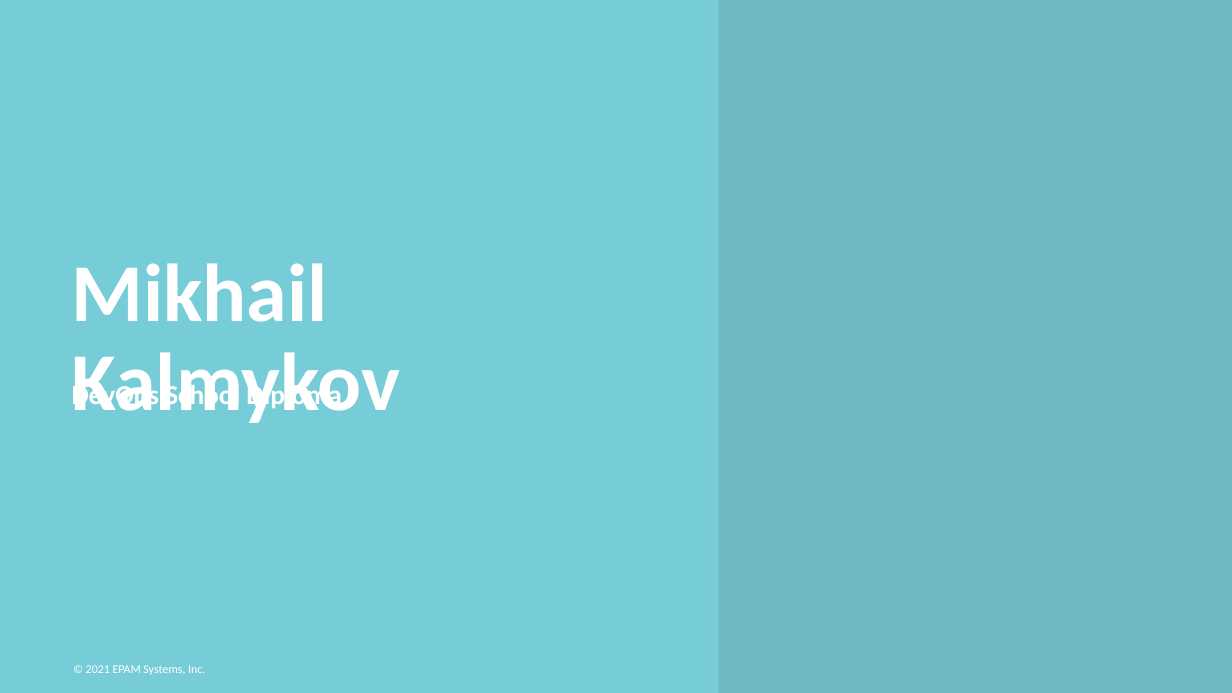
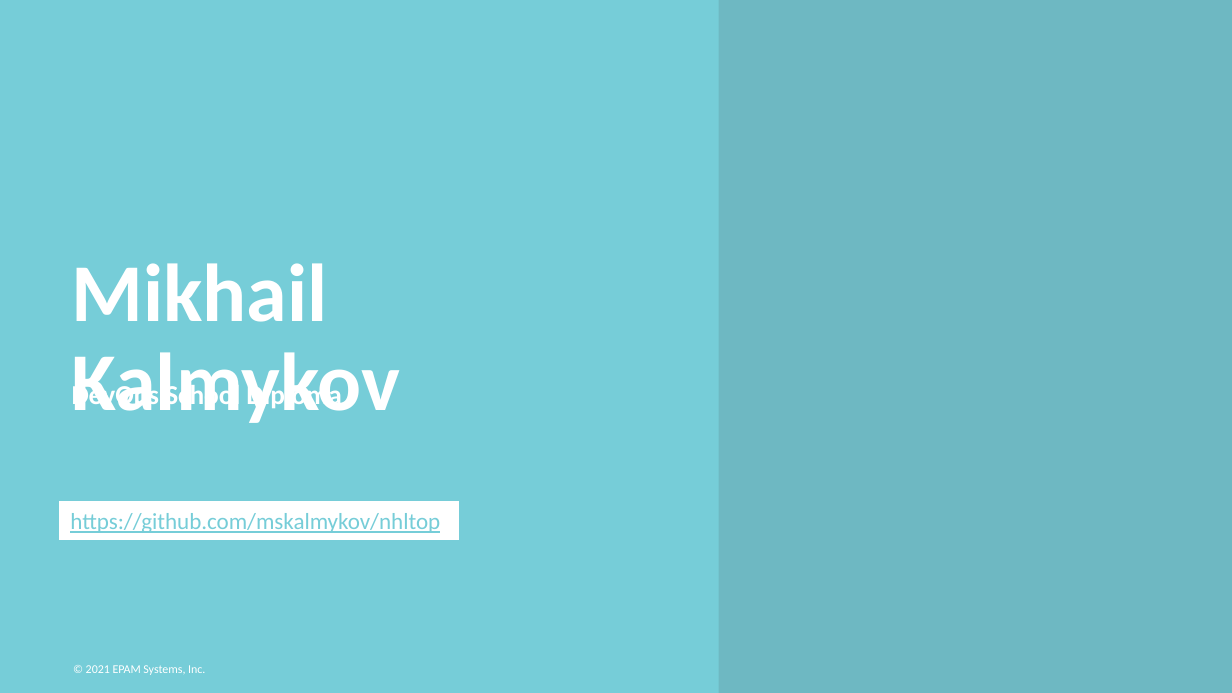
Before and after one commit to mskalmykov/nhltop, a slide deck: slide 1 of mskalmykov_diploma.pptx. Drawn at 1232x693 pixels with LibreOffice and Linux fonts; fonts in the diff are those of the drawing; background and template pictures are left out. Boxes give left, top, right and bottom in pixels: in the first picture for what was removed or moved away, otherwise in the second. Text is boxed around its words. In the diff, an @@ line names an element or a change of style, - is before the commit and + after.

```diff
--- a/mskalmykov_diploma.pptx
+++ b/mskalmykov_diploma.pptx
@@ rectangle "https://github.com/mskalmykov/nhltop" at bbox=[58, 500, 460, 541]: fill none to #FFFFFF; outline none to #76CDD8 1 pt @@
```
Also in this commit, not shown: 2 slides added, 1 slide removed.
